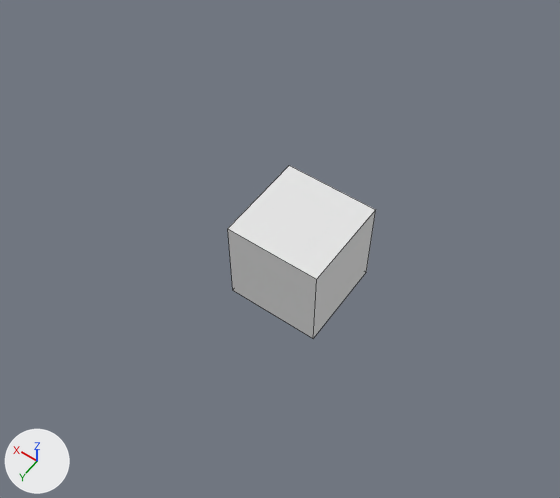
What one commit did to the Blender file data/textured_cube.blend.
The view is the same before and after, from a 50 mm camera at (-5.15, 7.93, 13.16) aimed at (0.67, -0.22, 0.36). Lighting does not change. The marker at lower left points along +X, +Y and +Z. Mesh edges are drawn as thin lines.

The scene before the commit, as lines of its bpy script (objects in view):
```python
me_cube = bpy.data.meshes.new('Cube')
me_cube.from_pydata(...)  # a box spanning x -1.0..1.0, y -1.0..1.0, z -1.0..1.0
me_cube.materials.append(mat_material)  # white #e7e7e7
ob_cube = bpy.data.objects.new('Cube', me_cube)
ob_cube.location = (0.0, 0.0, 1.0)
```
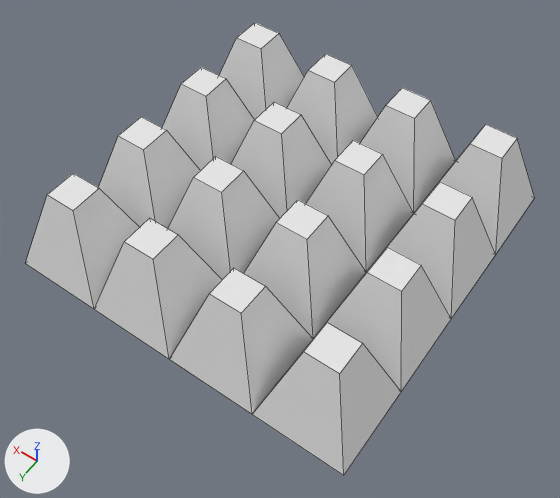
Where the change shows, as pixel boxes (x1, y1, x2, y2) in the pictures (560 x 498 px):
'Cube', reshaped
    before: (228, 165, 376, 338)
    after: (244, 200, 366, 338)
'Cube.001', added
    after: (252, 323, 401, 475)
'Cube.000', added
    after: (170, 268, 313, 414)
'Cube.005', added
    after: (94, 218, 222, 359)
'Cube.003', added
    after: (316, 247, 451, 392)
'Cube.006', added
    after: (26, 173, 139, 309)
'Cube.004', added
    after: (168, 156, 280, 280)
'Cube.013', added
    after: (368, 182, 495, 319)
'Cube.014', added
    after: (306, 140, 413, 272)
'Cube.007', added
    after: (99, 117, 200, 228)
'Cube.010', added
    after: (231, 102, 332, 218)
'Cube.015', added
    after: (360, 88, 455, 213)
'Cube.012', added
    after: (417, 125, 535, 255)
'Cube.009', added
    after: (162, 67, 254, 170)
'Cube.011', added
    after: (287, 54, 377, 164)
'Cube.008', added
    after: (219, 23, 304, 120)

Patch to the scene script:
```diff
--- a/data/textured_cube.blend.py
+++ b/data/textured_cube.blend.py
@@ me_cube @@
 # used by ob_cube; location = (0.0, 0.0, 1.0)
-me_cube.from_pydata(...)  # 8 vertices, 6 faces; spans x -1.0..1.0, y -1.0..1.0, z -1.0..1.0
+me_cube.from_pydata(...)  # 24 vertices, 6 faces; spans x -1.0..1.0, y -1.0..1.0, z -1.0..1.0
+# me_cube part 1
+# 4 vertices are removed from x -1.0..1.0, y -1.0..1.0, z 1.0
+# 6 faces are deleted
+# 20 vertices are added at x -1.0..1.0, y -1.0..1.0, z -1.0..1.0
+# 6 new faces join them
 me_cube.materials.append(mat_material)
@@ me_cube_000 @@
+me_cube_000.from_pydata(...)  # 24 vertices, 6 faces; spans x -1.0..1.0, y -1.0..1.0, z -1.0..1.0
+me_cube_000.materials.append(mat_material)  # white #e7e7e7
@@ ob_cube_000 @@
+ob_cube_000 = bpy.data.objects.new('Cube.000', me_cube_000)
+ob_cube_000.location = (0.0, 2.0, 1.0)
@@ ob_cube_001 @@
+ob_cube_001 = bpy.data.objects.new('Cube.001', me_cube_000.copy())
+ob_cube_001.location = (-2.0, 2.0, 1.0)
@@ ob_cube_003 @@
+ob_cube_003 = bpy.data.objects.new('Cube.003', me_cube_000.copy())
+ob_cube_003.location = (-2.0, 0.0, 1.0)
@@ ob_cube_004 @@
+ob_cube_004 = bpy.data.objects.new('Cube.004', me_cube_000.copy())
+ob_cube_004.location = (2.0, 0.0, 1.0)
@@ ob_cube_005 @@
+ob_cube_005 = bpy.data.objects.new('Cube.005', me_cube_000.copy())
+ob_cube_005.location = (2.0, 2.0, 1.0)
@@ ob_cube_006 @@
+ob_cube_006 = bpy.data.objects.new('Cube.006', me_cube_000.copy())
+ob_cube_006.location = (4.0, 2.0, 1.0)
@@ ob_cube_007 @@
+ob_cube_007 = bpy.data.objects.new('Cube.007', me_cube_000.copy())
+ob_cube_007.location = (4.0, 0.0, 1.0)
@@ ob_cube_008 @@
+ob_cube_008 = bpy.data.objects.new('Cube.008', me_cube_000.copy())
+ob_cube_008.location = (4.0, -4.0, 1.0)
@@ ob_cube_009 @@
+ob_cube_009 = bpy.data.objects.new('Cube.009', me_cube_000.copy())
+ob_cube_009.location = (4.0, -2.0, 1.0)
@@ ob_cube_010 @@
+ob_cube_010 = bpy.data.objects.new('Cube.010', me_cube_000.copy())
+ob_cube_010.location = (2.0, -2.0, 1.0)
@@ ob_cube_011 @@
+ob_cube_011 = bpy.data.objects.new('Cube.011', me_cube_000.copy())
+ob_cube_011.location = (2.0, -4.0, 1.0)
@@ ob_cube_012 @@
+ob_cube_012 = bpy.data.objects.new('Cube.012', me_cube_000.copy())
+ob_cube_012.location = (-2.0, -4.0, 1.0)
@@ ob_cube_013 @@
+ob_cube_013 = bpy.data.objects.new('Cube.013', me_cube_000.copy())
+ob_cube_013.location = (-2.0, -2.0, 1.0)
@@ ob_cube_014 @@
+ob_cube_014 = bpy.data.objects.new('Cube.014', me_cube_000.copy())
+ob_cube_014.location = (0.0, -2.0, 1.0)
@@ ob_cube_015 @@
+ob_cube_015 = bpy.data.objects.new('Cube.015', me_cube_000.copy())
+ob_cube_015.location = (0.0, -4.0, 1.0)
```
